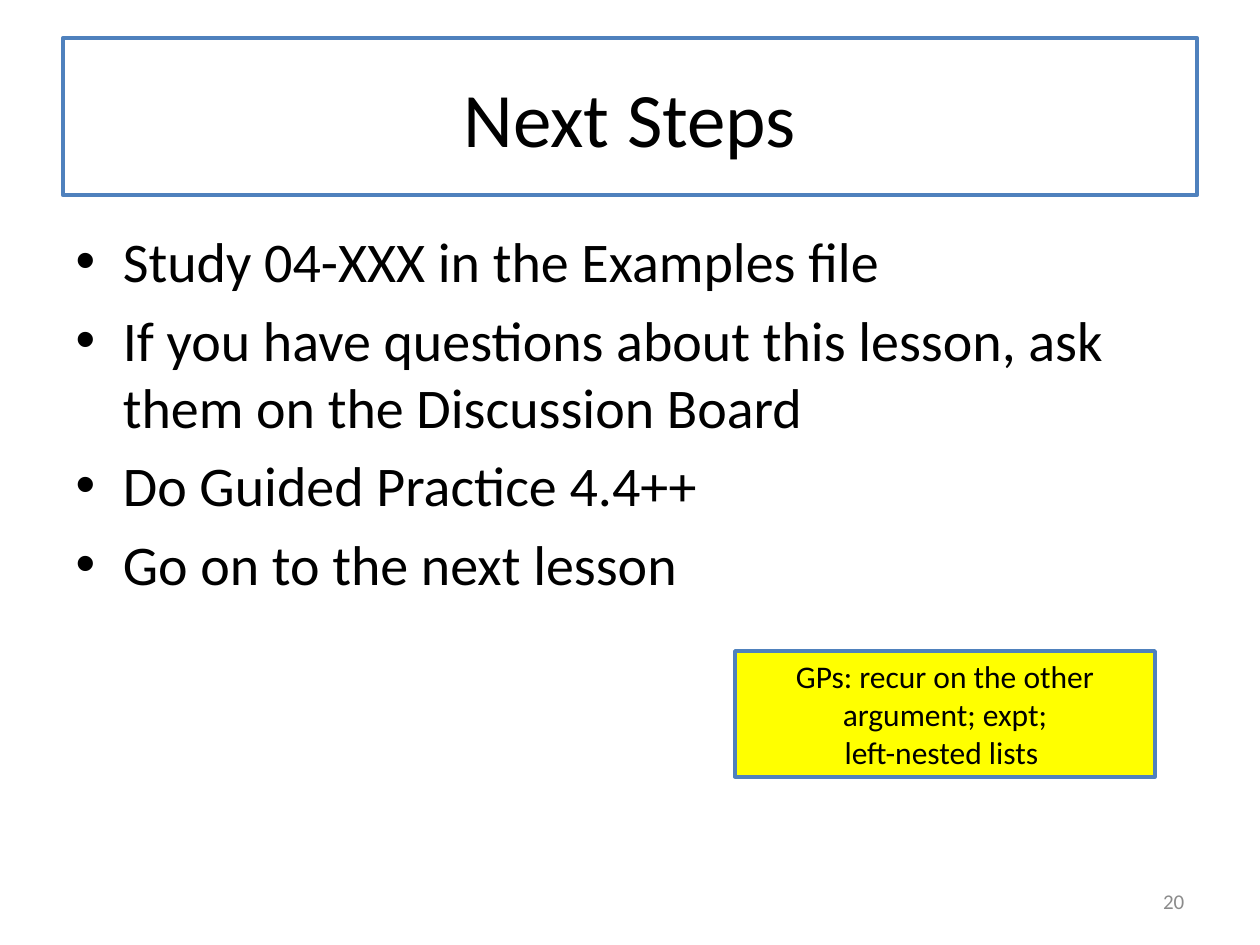
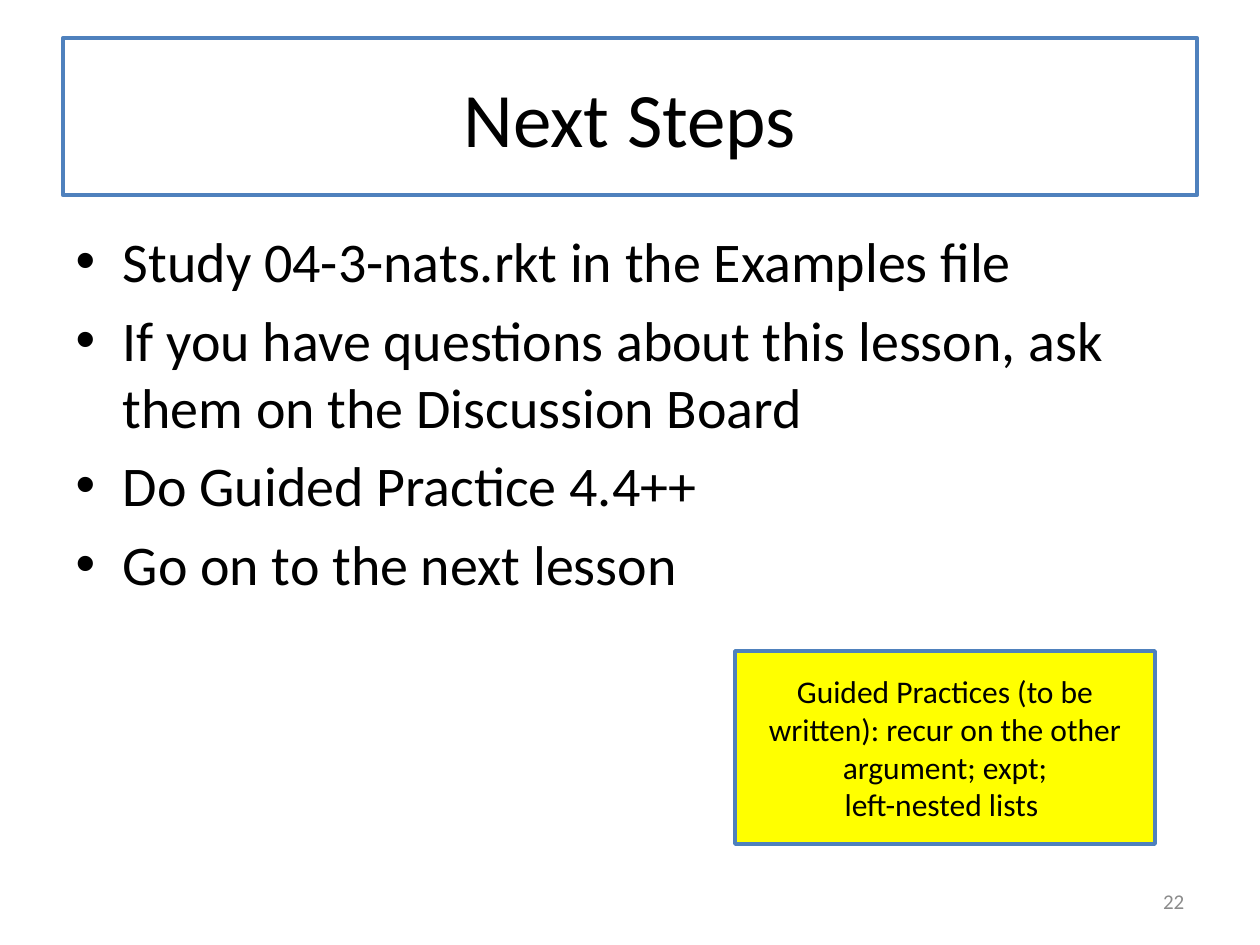
Before and after one commit to mwand/cs5010f16, a slide deck: slide 22 of Slides/Lesson 4.4 More Recursive Data Types.pptx (slide 20 before the commit). Drawn at 1260x945 pixels with LibreOffice and Linux fonts; fonts in the diff are those of the drawing. Boxes give left, top, right and bottom in pixels: in the first picture for what was removed or moved away, otherwise in the second. Text is boxed around its words. In the diff, an @@ line names an element or a change of style, - is before the commit and + after.

```diff
--- a/Slides/Lesson 4.4 More Recursive Data Types.pptx
+++ b/Slides/Lesson 4.4 More Recursive Data Types.pptx
@@ text at [123,243,1010,291]: text changed @@
-• Study 04-XXX in the Examples file
+• Study 04-3-nats.rkt in the Examples file
@@ rectangle "Guided Practices (to be written): ...": place and size @@
-rectangle "Guided Practices (to be written): ..." at [735,651,1154,777]
+rectangle "Guided Practices (to be written): ..." at [735,651,1154,844]
@@ text in rectangle at [769,680,1120,785]: text changed @@
-GPs: recur on the other argument; expt;
+Guided Practices (to be written): recur on the other argument; expt;
@@ page number at [1163,895,1184,909]: text changed @@
-20
+22
```
Also in this commit, not shown: 8 other slides changed, 9 slides added, 7 slides removed, 4 other files.
